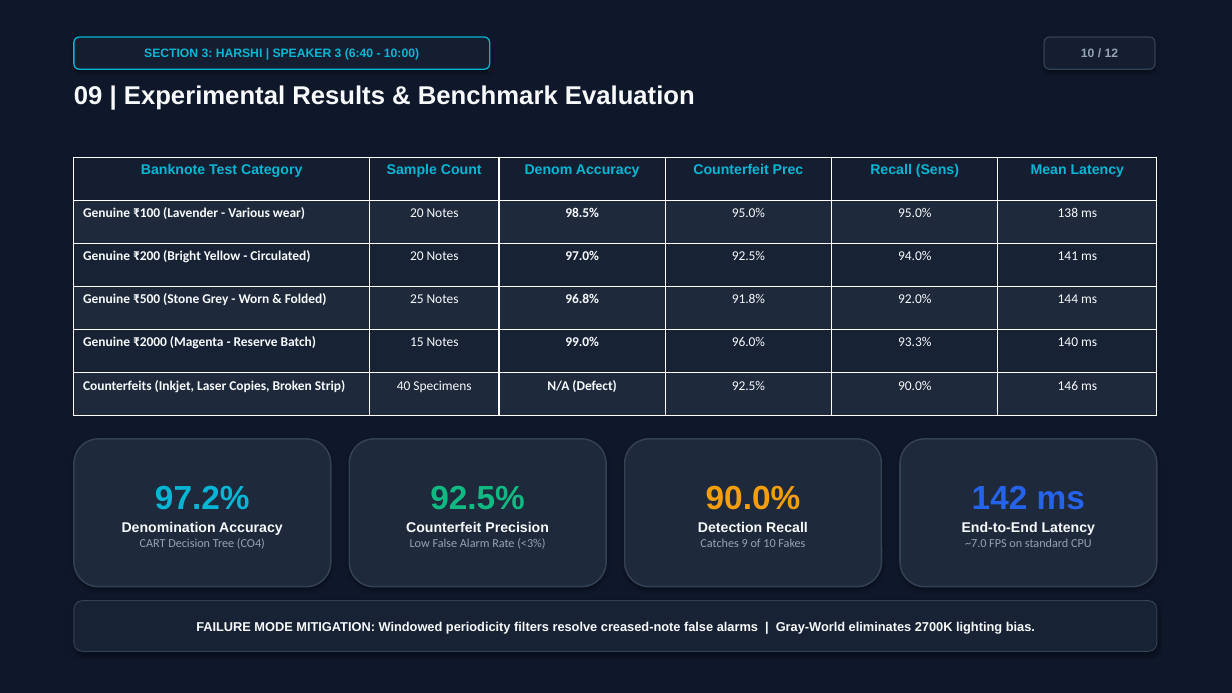
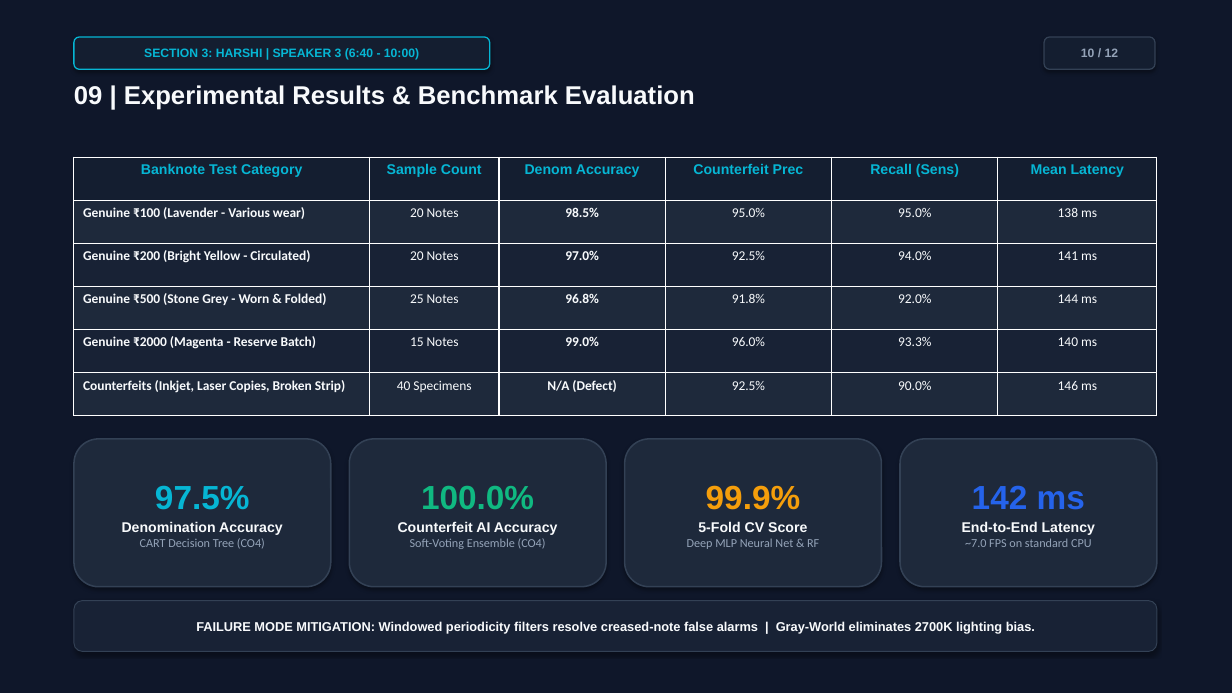
Before and after one commit to Soham51826/real-time-currency-counterfeit-checker, a slide deck: slide 10 of CurrencyGuard_AI_Defense_Presentation.pptx. Drawn at 1232x693 pixels with LibreOffice and Linux fonts; fonts in the diff are those of the drawing. Boxes give left, top, right and bottom in pixels: in the first picture for what was removed or moved away, otherwise in the second. Text is boxed around its words. In the diff, an @@ line names an element or a change of style, - is before the commit and + after.

Commit message:
updated functionality and accuracy

```diff
--- a/CurrencyGuard_AI_Defense_Presentation.pptx
+++ b/CurrencyGuard_AI_Defense_Presentation.pptx
@@ text in rounded rectangle at [155,486,250,510]: text changed @@
-97.2%
+97.5%
@@ text in rounded rectangle at [398,486,558,549]: text changed @@
-92.5%
-Counterfeit Precision
-Low False Alarm Rate (<3%)
+100.0%
+Counterfeit AI Accuracy
+Soft-Voting Ensemble (CO4)
@@ text in rounded rectangle at [687,485,819,549]: text changed; font Arial to Calibri; bold off @@
-90.0%
-Detection Recall
-Catches 9 of 10 Fakes
+99.9%
+5-Fold CV Score
+Deep MLP Neural Net & RF
```
Also in this commit, not shown: 3 other slides changed, 26 other files.
